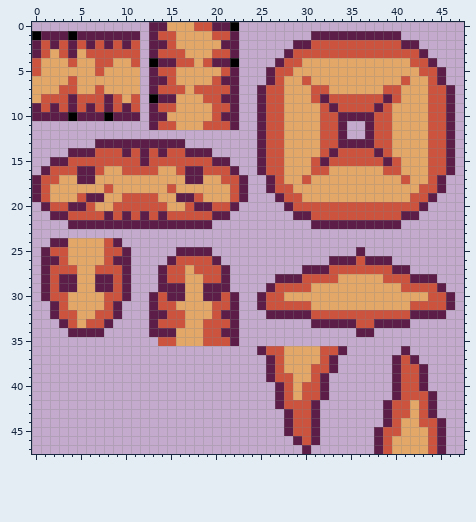
A pixel-art sprite gets an edit: bin/assets/_images/worm.png. That is the earlier state.
The file is 48x48 pixels.
After:
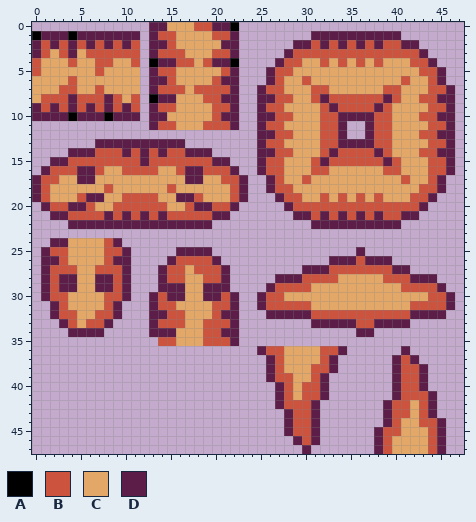
Palette (. is transparent): A #000000  B #cc533e  C #e3a868  D #5c1d49
Change:
y 2: x 32 B -> D; x 34 B -> D; x 36 B -> D; x 38 B -> D
y 4: x 32 C -> B; x 34 C -> B; x 36 C -> B; x 38 C -> B
y 8: x 26 B -> D; x 28 C -> B; x 43 C -> B; x 45 B -> D
y 10: x 26 B -> D; x 28 C -> B; x 43 C -> B; x 45 B -> D
y 12: x 26 B -> D; x 28 C -> B; x 43 C -> B; x 45 B -> D
y 14: x 26 B -> D; x 28 C -> B; x 43 C -> B; x 45 B -> D
y 19: x 32 C -> B; x 34 C -> B; x 36 C -> B; x 38 C -> B
y 21: x 32 B -> D; x 34 B -> D; x 36 B -> D; x 38 B -> D
